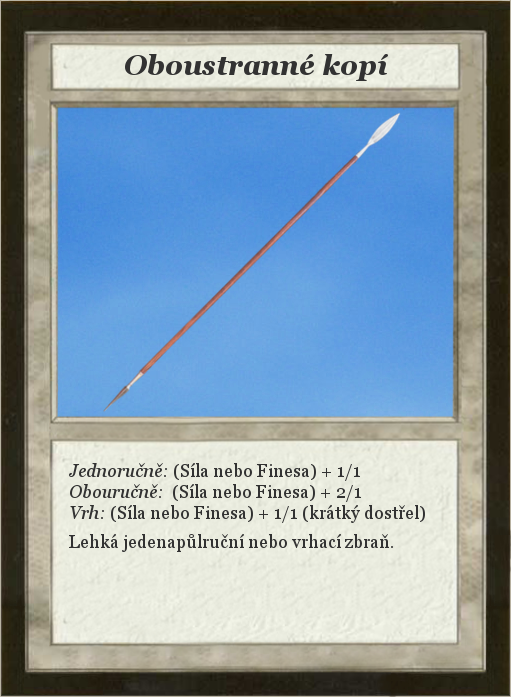
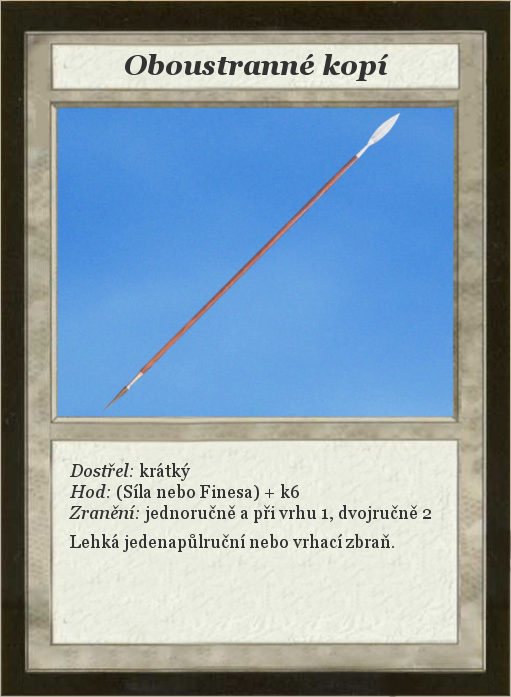
Layers edited between the first and the second 511 × 697 image:
renamed "Jednoručně: (Síla nebo Finesa)..." to "Dostřel: krátký ...", painted on it over <box>69,463,431,552</box>
